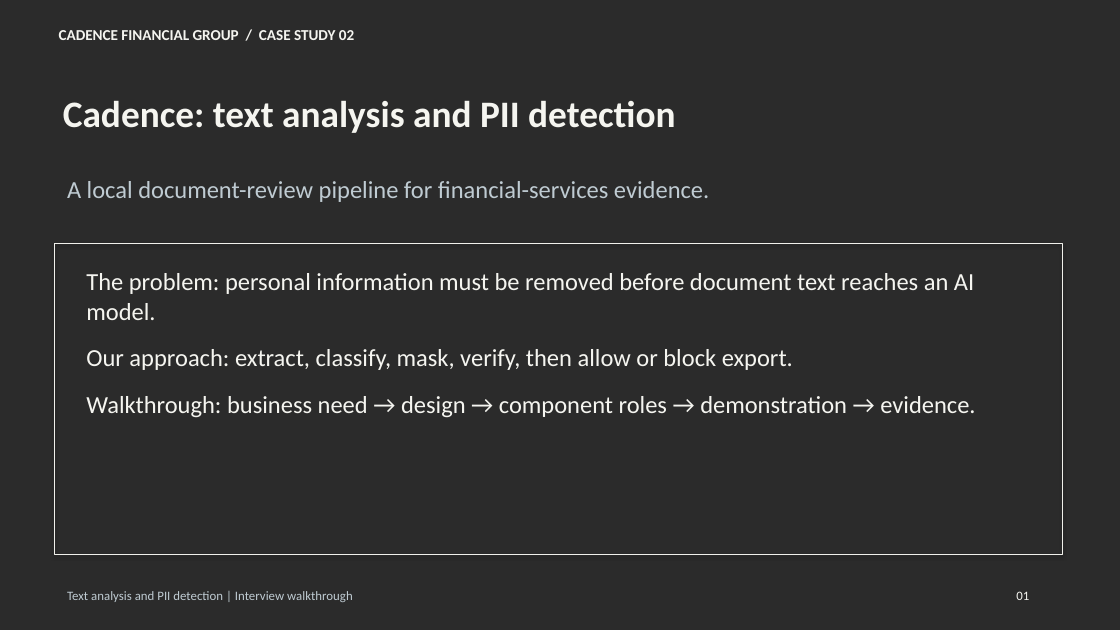
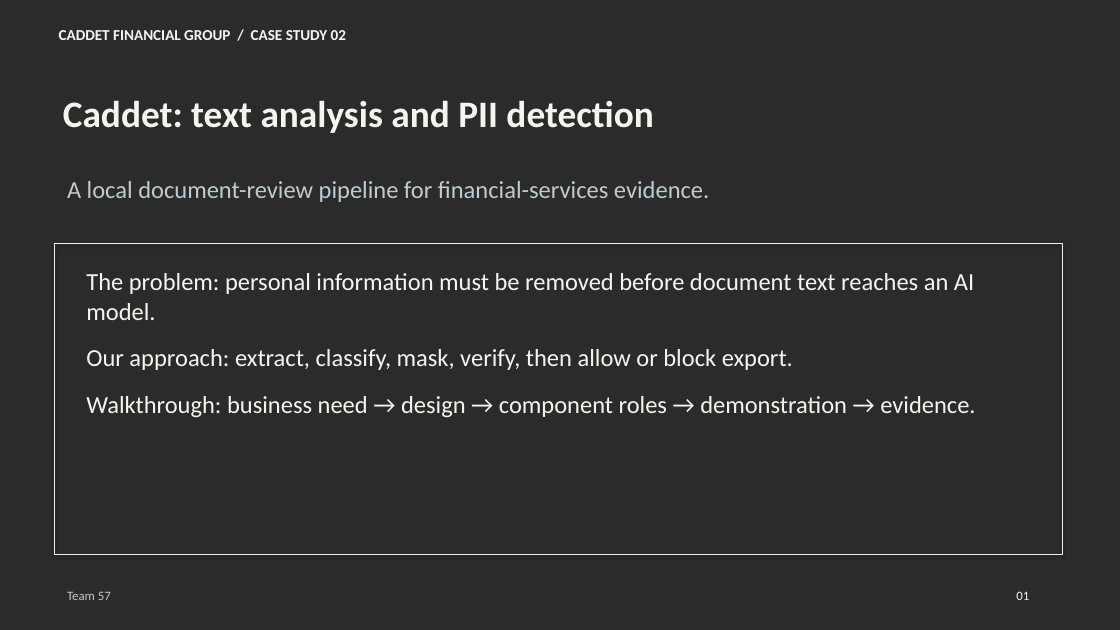
Before and after one commit to architnigam/Cadence_Detection, a slide deck: slide 1 of presentation/Cadence_Interview_Presentation.pptx. Drawn at 1120x630 pixels with LibreOffice and Linux fonts; fonts in the diff are those of the drawing; background and template pictures are left out; a plain dark background stands for a picture behind light text. Boxes give left, top, right and bottom in pixels: in the first picture for what was removed or moved away, otherwise in the second. Text is boxed around its words. In the diff, an @@ line names an element or a change of style, - is before the commit and + after.

```diff
--- a/presentation/Cadence_Interview_Presentation.pptx
+++ b/presentation/Cadence_Interview_Presentation.pptx
@@ text at (x1=59, y1=30, x2=346, y2=40): text changed @@
-CADENCE FINANCIAL GROUP / CASE STUDY 02
+CADDET FINANCIAL GROUP / CASE STUDY 02
@@ text at (x1=63, y1=100, x2=653, y2=133): text changed @@
-Cadence: text analysis and PII detection
+Caddet: text analysis and PII detection
@@ text at (x1=67, y1=592, x2=111, y2=600): text changed @@
-Text analysis and PII detection | Interview walkthrough
+Team 57
```
Also in this commit, not shown: 23 other slides changed, 6 slides added, 6 other files.
